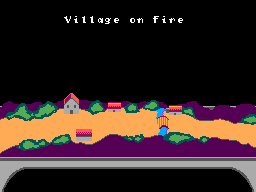
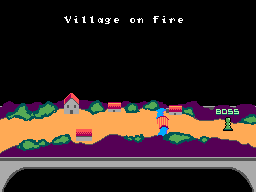
Layers edited between the first and the second 256px x 192px image:
added layer "Lower block" above "Lower block #1" over left=216, top=109, right=239, bottom=115
added layer "Boss" above "Minimap 2.png" over left=223, top=117, right=233, bottom=131
